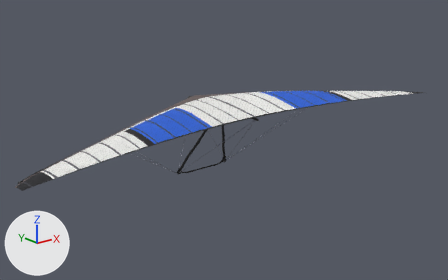
A saved change to the Blender file assets/source/glider_aeros_combat_l.blend.
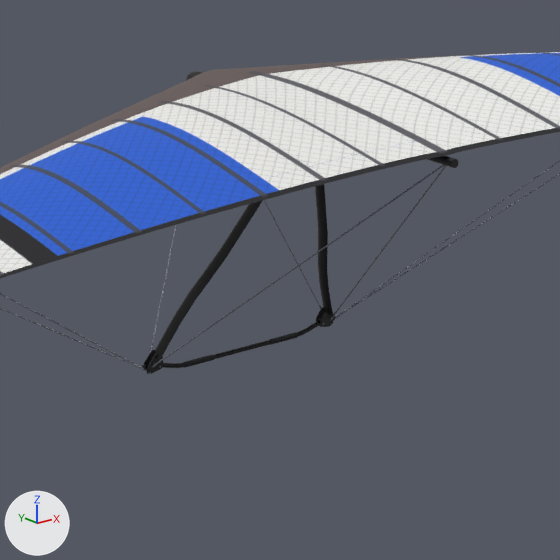
Each version is shown whole from a 50 mm camera at (-8.22, -10.2, 3.47) aimed at (-0.06, 0.0, -0.61), then close up on the part from 31% to 64% of the width and 28% to 80% of the height. Every picture has the same lights, and +X, +Y and +Z are marked at lower left. The first two pictures are the older version.

In view in the first close-up: 'ControlFrame', 'Sail' and 1 more.
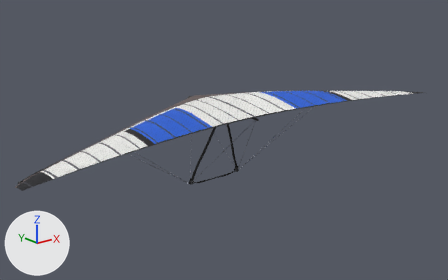
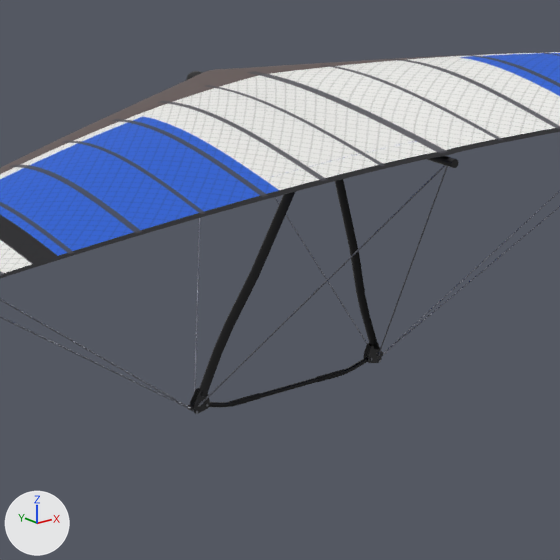
The newer file is also turned or shifted as a whole; pictures and numbers use the older file's frame.

Scene script edits in JSON lines:
```json
{"block": "me_controlframe", "where": "# used by ob_controlframe; location = (0.0, 0.0, 0.0)"}
{"op": "remove", "block": "me_controlframe", "code": "me_controlframe.from_pydata(...)  # 3970 vertices, 1970 faces; spans x -3.11..3.11, y -0.98..1.25, z -1.56..0.09"}
{"op": "add", "block": "me_controlframe", "code": "me_controlframe.from_pydata(...)  # 3970 vertices, 1970 faces; spans x -3.11..3.11, y -0.98..1.25, z -1.67..0.09"}
{"block": "me_controlframe", "change": "me_controlframe part 1: 3762 of 3970 vertices moved; they spanned x -0.76..0.76, y -0.05..0.94, z -1.56..0.09 and now span x -0.76..0.76, y 0.06..0.47, z -1.67..0.09; mean shift (0.0, -0.34, -0.08); largest move (-0.68, 0.93, -1.52) -> (-0.68, 0.46, -1.64)"}
{"block": "me_controlframe", "change": "other edits to the shape of me_controlframe do not show in these pictures"}
```

Pixel boxes (x1, y1, x2, y2) of what changed, in the close-ups (560 x 560 px):
```json
{"object": "ControlFrame", "change": "reshaped", "before": [0, 160, 560, 374], "after": [0, 165, 560, 414]}
```
